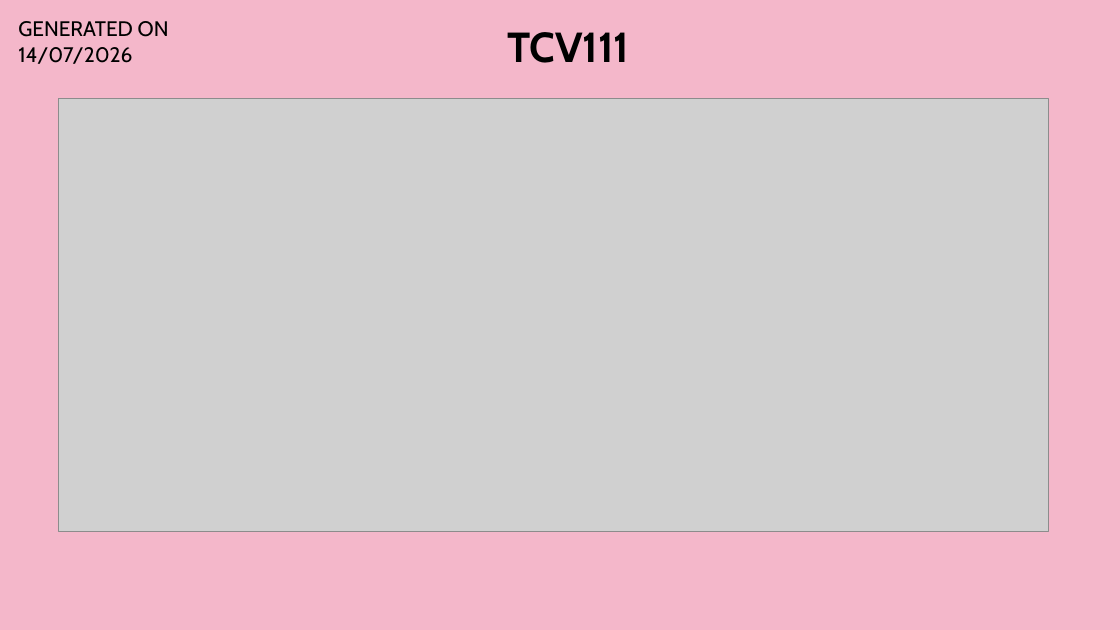
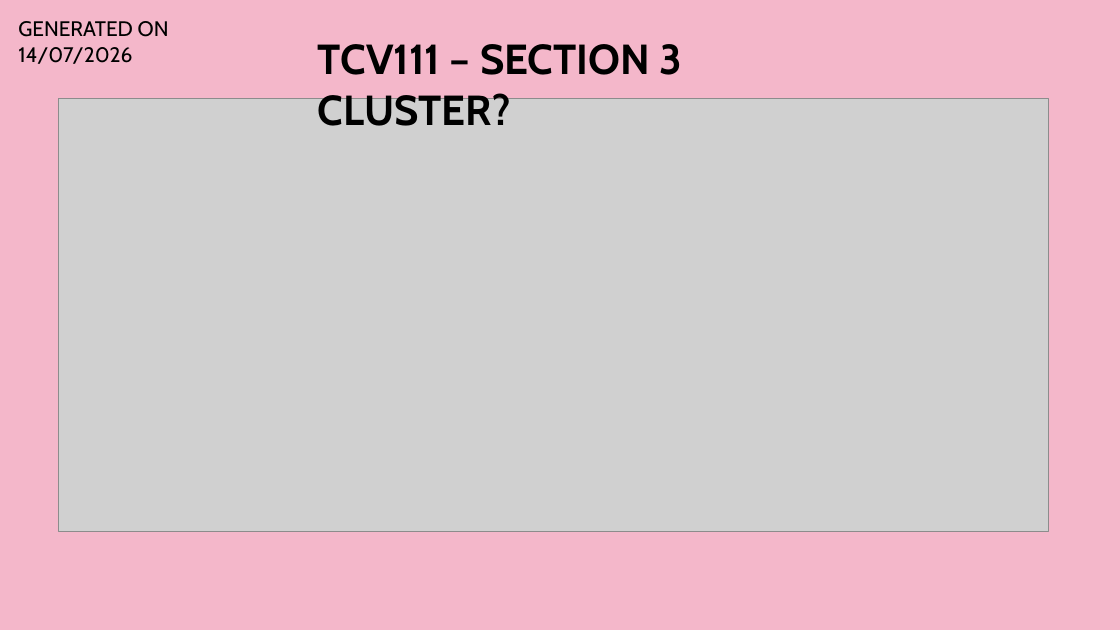
Before and after one commit to Syaziyah30/DeviceCluster, a slide deck: slide 15 of 1.training_model/supplementary/Device Identifier 20260520.pptx. Drawn at 1120x630 pixels with LibreOffice and Linux fonts; fonts in the diff are those of the drawing; grey boxes stand for pictures. Boxes give left, top, right and bottom in pixels: in the first picture for what was removed or moved away, otherwise in the second. Text is boxed around its words. In the diff, an @@ line names an element or a change of style, - is before the commit and + after.

```diff
--- a/1.training_model/supplementary/Device Identifier 20260520.pptx
+++ b/1.training_model/supplementary/Device Identifier 20260520.pptx
@@ text added at bbox=[318, 44, 683, 126], 36 pt, text #000000, bold @@
+TCV111 – SECTION 3 CLUSTER?
@@ text removed at bbox=[507, 32, 629, 63] @@
-TCV111
```
Also in this commit, not shown: 5 other slides changed, 3 slides added, 5 other files.
